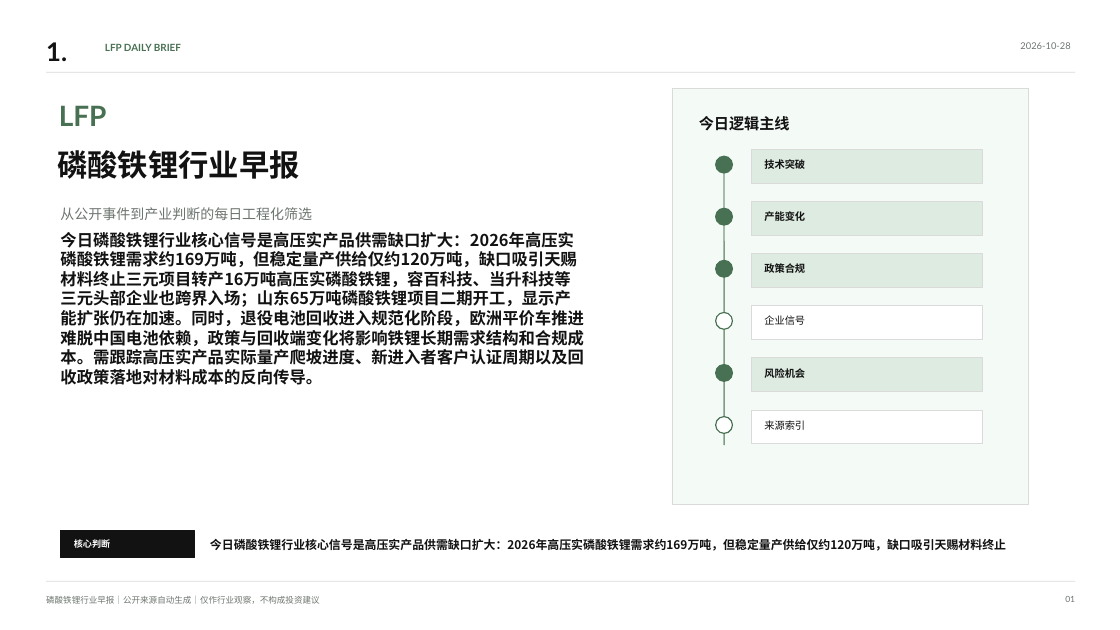
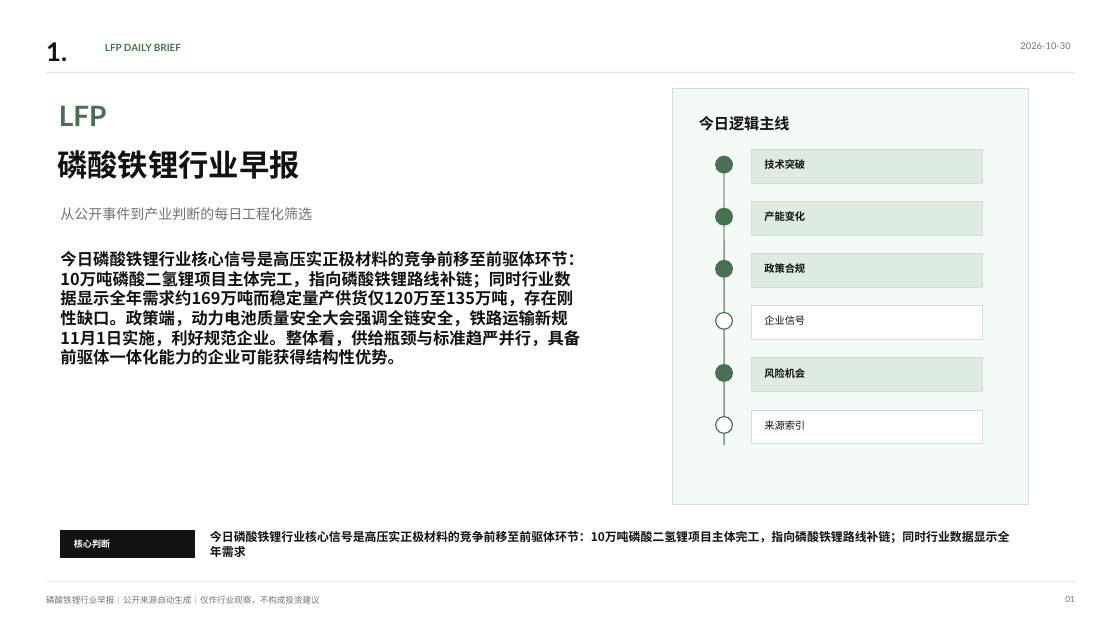
Before and after one commit to nicholsonbeckettr-glitch/spark-public, a slide deck: slide 1 of docs/reports/latest.pptx. Drawn at 1120x630 pixels with LibreOffice and Linux fonts; fonts in the diff are those of the drawing. Boxes give left, top, right and bottom in pixels: in the first picture for what was removed or moved away, otherwise in the second. Text is boxed around its words. In the diff, an @@ line names an element or a change of style, - is before the commit and + after.

```diff
--- a/docs/reports/latest.pptx
+++ b/docs/reports/latest.pptx
@@ text at (60, 251, 584, 365): text changed @@
-今日磷酸铁锂行业核心信号是高压实产品供需缺口扩大：2026年高压实磷酸铁锂需求约169万吨，但稳定量产供给仅约120万吨，缺口吸引天赐材料终止三元项目转产16万吨高压实磷酸铁锂，容百科技、当升科技等三元头部企业也跨界入场；山东65万吨磷酸铁锂项目二期开工，显示产能扩张仍在加速。同时，退役电池回收进入规范化阶段，欧洲平价车推进难脱中国电池依赖，政策与回收端变化将影响铁锂长期需求结构和合规成本。需跟踪高压实产品实际量产爬坡进度、新进入者客户认证周期以及回收政策落地对材料成本的反向传导。
+今日磷酸铁锂行业核心信号是高压实正极材料的竞争前移至前驱体环节：10万吨磷酸二氢锂项目主体完工，指向磷酸铁锂路线补链；同时行业数据显示全年需求约169万吨而稳定量产供货仅120万至135万吨，存在刚性缺口。政策端，动力电池质量安全大会强调全链安全，铁路运输新规11月1日实施，利好规范企业。整体看，供给瓶颈与标准趋严并行，具备前驱体一体化能力的企业可能获得结构性优势。
@@ text at (210, 531, 1010, 557): text changed @@
-今日磷酸铁锂行业核心信号是高压实产品供需缺口扩大：2026年高压实磷酸铁锂需求约169万吨，但稳定量产供给仅约120万吨，缺口吸引天赐材料终止
+今日磷酸铁锂行业核心信号是高压实正极材料的竞争前移至前驱体环节：10万吨磷酸二氢锂项目主体完工，指向磷酸铁锂路线补链；同时行业数据显示全年需求
```
Also in this commit, not shown: 10 other slides changed, 4 other files.
